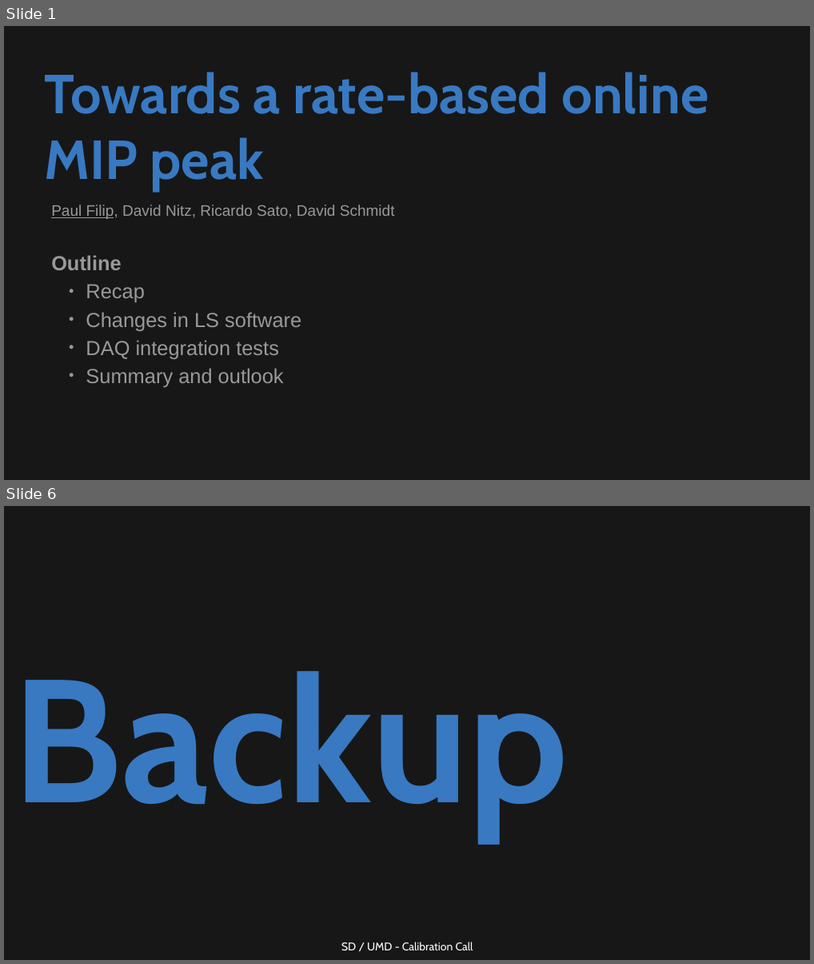
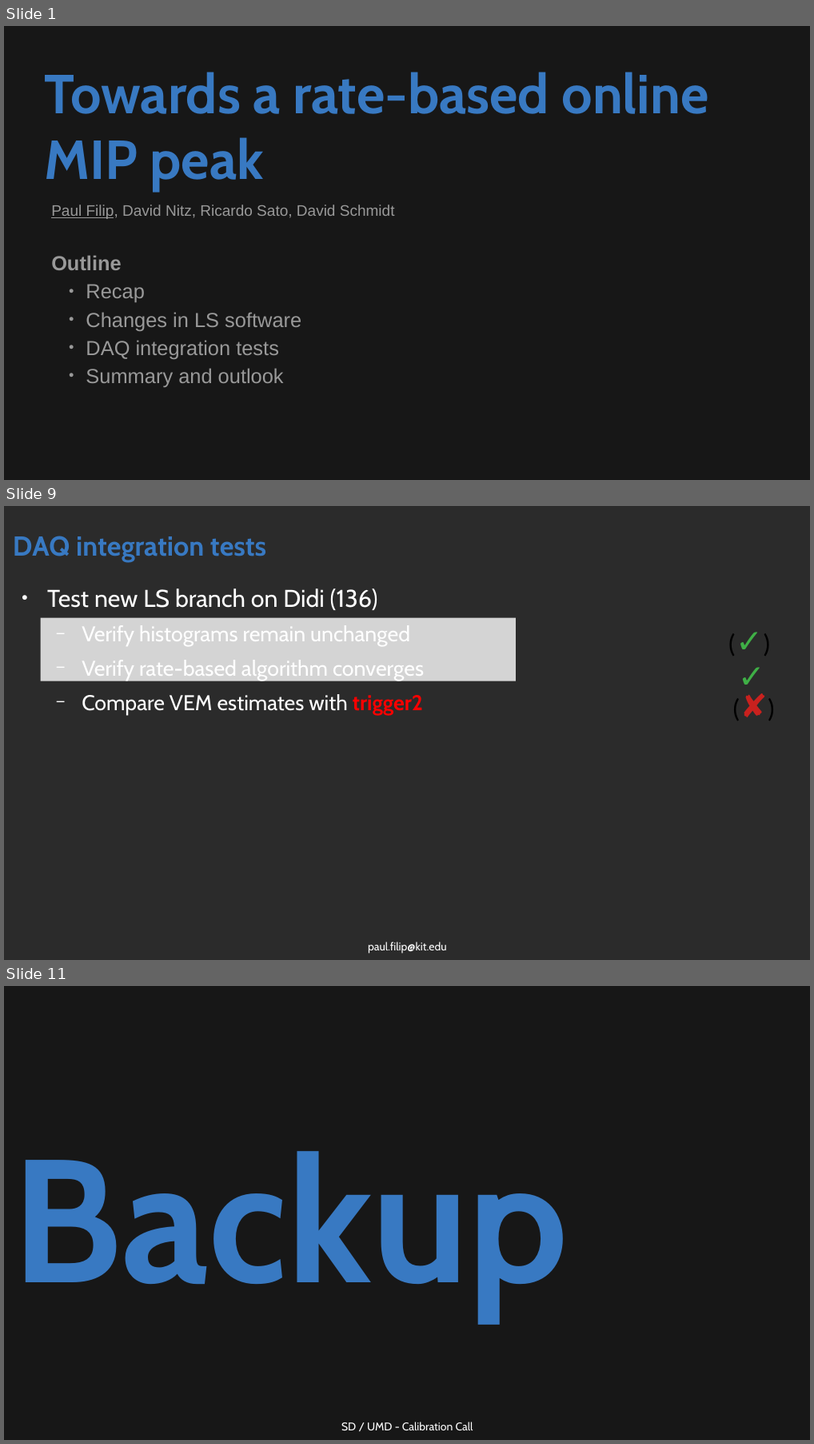
Before and after one commit to Quizznor/phd-thesis, a slide deck: Outreach/sd_calibration/sd_calib_2024_09_26/sd_calib_2024_09_26_filip.odp. Shown one above the other, each under a label of ours: slides 1 and 6 before the commit, slides 1, 9 and 11 after it; the slides between them are not shown. The pictures are 814x964 and 814x1444 pixels, drawn with LibreOffice and Linux fonts; fonts in the diff are those of the drawing; background and template pictures are left out; a plain dark background stands for a picture behind light text. Boxes give left, top, right and bottom in pixels: in the first picture for what was removed or moved away, otherwise in the second. Text is boxed around its words. In the diff, an @@ line names an element or a change of style, - is before the commit and + after.

```diff
--- a/Outreach/sd_calibration/sd_calib_2024_09_26/sd_calib_2024_09_26_filip.odp
+++ b/Outreach/sd_calibration/sd_calib_2024_09_26/sd_calib_2024_09_26_filip.odp
@@ slide 9 added at (4,506,810,960), background picture (left out) @@
@@ title added at (13,536,266,562), 27 pt, text #3879C2, bold @@
+DAQ integration tests
@@ text added at (47,588,424,715), 21 pt, text #FFFFFF @@
+● Test new LS branch on Didi (136)
+  − Verify histograms remain unchanged
+  − Verify rate-based algorithm converges
+  − Compare VEM estimates with trigger2
@@ rectangle added at (41,618,516,681), fill #FFFFFF at 80% opacity @@
@@ text added at (721,616,791,664), 26 pt, text #000000 @@
+(✓)
@@ text added at (731,652,802,699), 32 pt, text #3FAF46 @@
+✓
@@ text added at (726,682,786,733), 26 pt, text #000000 @@
+(✘)
@@ text added at (368,941,447,953), 11 pt, text #FFFFFF @@
+paul.filip@kit.edu
@@ what was slide 6 is now slide 11 @@
```
Also in this commit, not shown: 4 slides changed, 9 other slides added, 1 slide removed, 13 other files.
